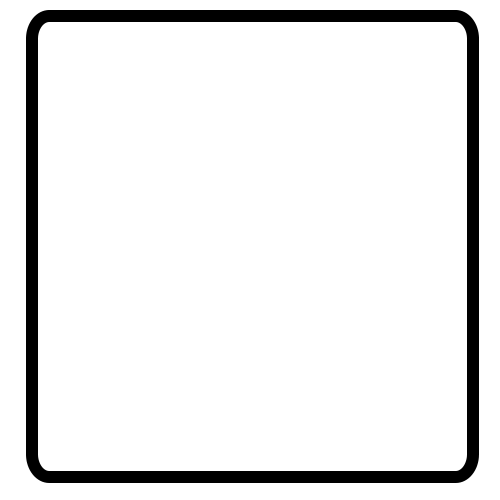
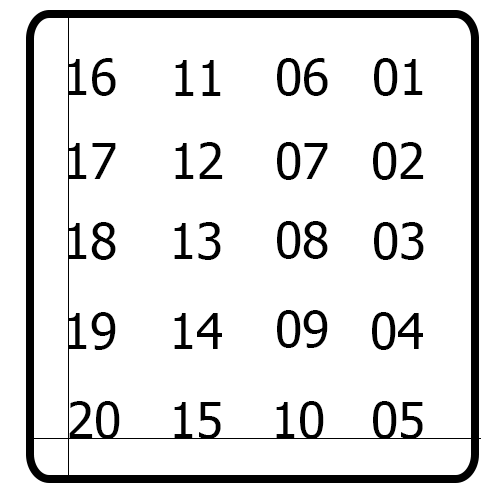
Comparing the layer stacks of the two 500 x 500 images. Changes:
added layer "Forma 1" above "20" over (34, 18, 481, 475)
added layer "20" above "Forma 2" over (69, 401, 120, 439)
added layer "19" above "Forma 3" over (68, 312, 116, 350)
added layer "18" above "Forma 4" over (68, 222, 116, 260)
added layer "17" above "Forma 5" over (68, 143, 116, 179)
added layer "16" above "15" over (68, 58, 116, 96)
added layer "15" above "14" over (174, 402, 221, 439)
added layer "14" above "13" over (174, 313, 222, 349)
added layer "13" above "12" over (174, 222, 221, 260)
added layer "12" above "Forma 8" over (175, 142, 223, 179)
added layer "11" above "10" over (175, 60, 221, 96)
added layer "10" above "09" over (276, 401, 324, 439)
added layer "09" above "08" over (277, 310, 328, 348)
added layer "08" above "07" over (277, 221, 328, 259)
added layer "07" above "Forma 7" over (277, 142, 328, 180)
added layer "06" above "05" over (277, 58, 328, 96)
added layer "05" above "04" over (373, 401, 423, 439)
added layer "04" above "03" over (372, 312, 423, 350)
added layer "03" above "02" over (374, 222, 424, 260)
added layer "02" above "Forma 6" over (373, 142, 424, 180)
added layer "01" above "Retângulo Arredondado 2" over (374, 58, 423, 96)
painted on "Retângulo Arredondado 2" over (34, 18, 471, 475)
